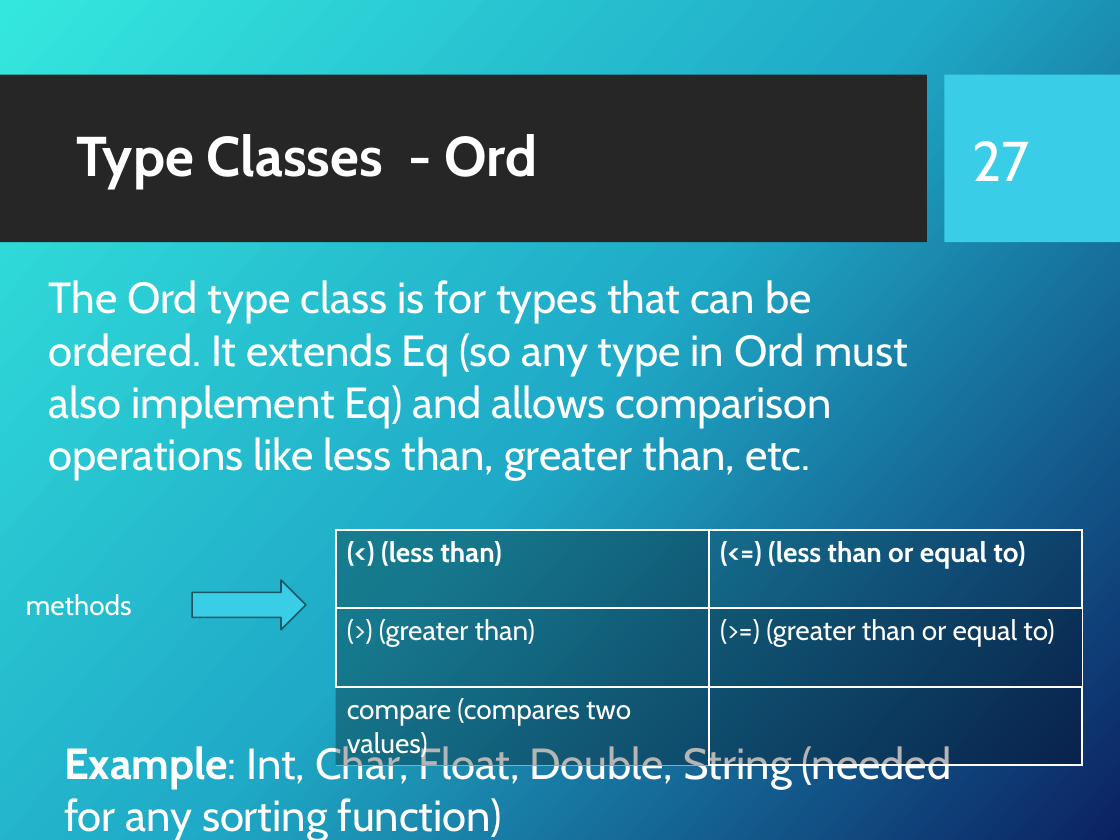
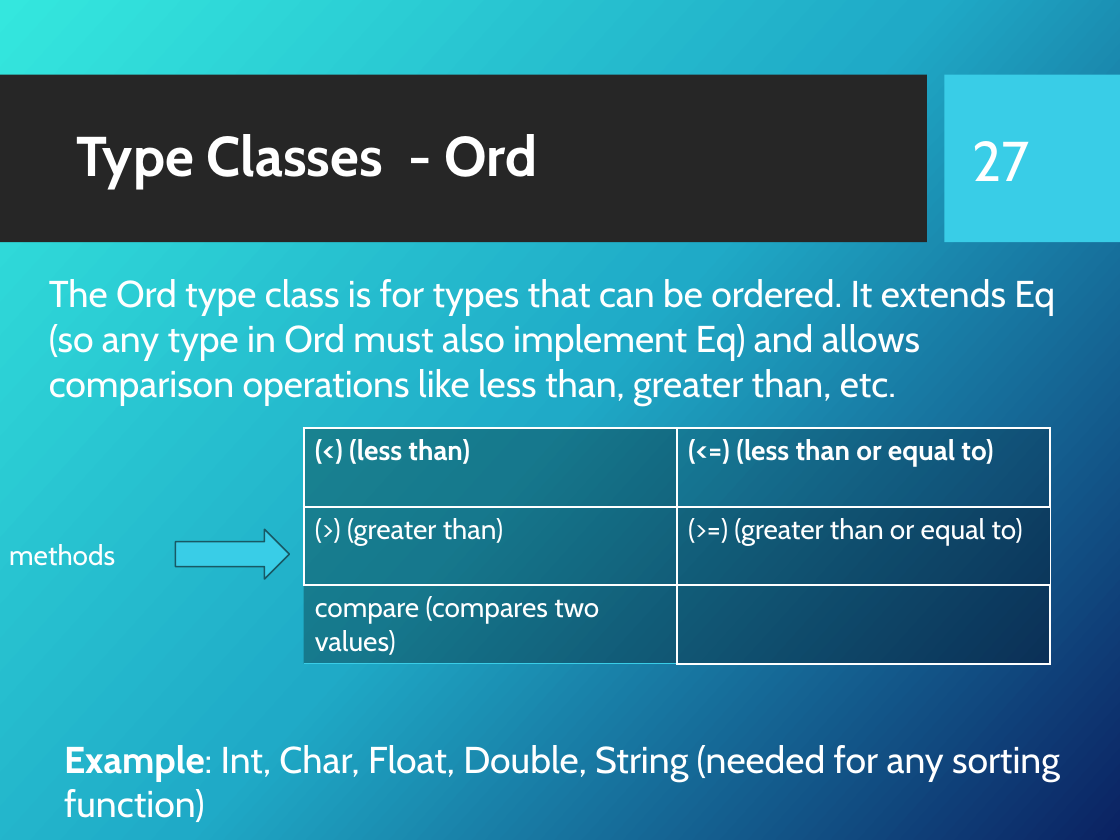
Before and after one commit to Fun-Prog-26/fun-prog-26, a slide deck: slide 28 of topic03-types-and-classes/unit-03a-lectures/talk-1/a-types-and-classes.pptx. Drawn at 1120x840 pixels with LibreOffice and Linux fonts; fonts in the diff are those of the drawing; background and template pictures are left out. Boxes give left, top, right and bottom in pixels: in the first picture for what was removed or moved away, otherwise in the second. Text is boxed around its words. In the diff, an @@ line names an element or a change of style, - is before the commit and + after.

```diff
--- a/topic03-types-and-classes/unit-03a-lectures/talk-1/a-types-and-classes.pptx
+++ b/topic03-types-and-classes/unit-03a-lectures/talk-1/a-types-and-classes.pptx
@@ text "The Ord type class is ..." at [49, 279, 1055, 405]: size 28 to 24 pt @@
@@ table: place and size @@
-table at [336, 530, 1082, 764]
+table at [304, 428, 1049, 697]
@@ text "methods": place and size @@
-text "methods" at [26, 594, 132, 616]
+text "methods" at [9, 544, 115, 566]
@@ right arrow: place and size @@
-right arrow at [192, 580, 306, 629]
+right arrow at [176, 530, 290, 579]
@@ text "Example: Int, Char, Float, Double, ..." at [64, 745, 1060, 822]: size 28 to 24 pt @@
```
Also in this commit, not shown: 10 other slides changed, 3 other files.
